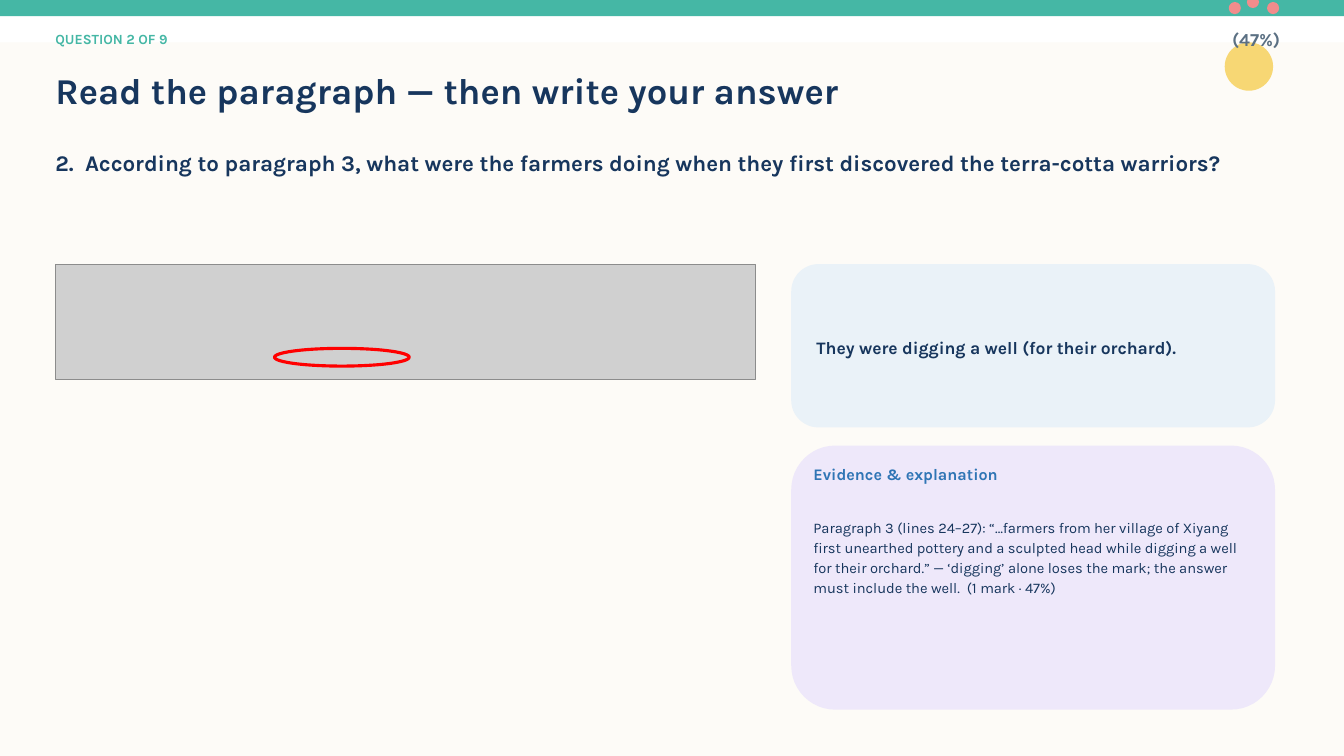
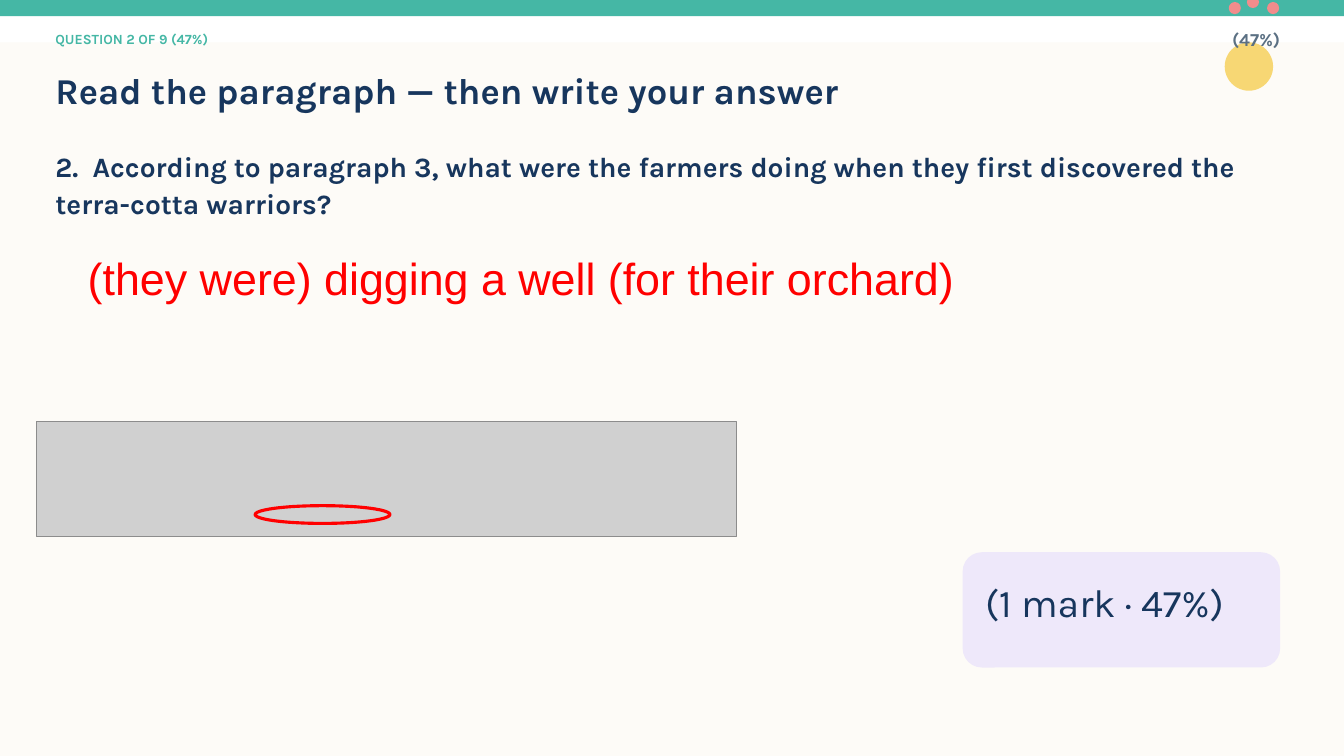
Before and after one commit to flyingbee2026/f6-sp-lesson4, a slide deck: slide 7 of F6_SP_Lesson_4_2013_Part_A_Open-Ended_PPT.pptx. Drawn at 1344x756 pixels with LibreOffice and Linux fonts; fonts in the diff are those of the drawing; grey boxes stand for pictures. Boxes give left, top, right and bottom in pixels: in the first picture for what was removed or moved away, otherwise in the second. Text is boxed around its words. In the diff, an @@ line names an element or a change of style, - is before the commit and + after.

Commit message:
Helen's finalized L4 deck: exp-card first (blinds), floating red answers (fade), trimmed evidence, taller Q6/Q8 crops

```diff
--- a/F6_SP_Lesson_4_2013_Part_A_Open-Ended_PPT.pptx
+++ b/F6_SP_Lesson_4_2013_Part_A_Open-Ended_PPT.pptx
@@ text at [55,33,208,47]: text changed @@
-QUESTION 2 OF 9
+QUESTION 2 OF 9 (47%)
@@ text "2. According to paragraph 3, ..." at [55,157,1234,215]: size 16 to 20 pt @@
@@ text "(they were) digging a well ..." at [88,262,954,304]: vertical alignment middle to top @@
@@ text at [88,262,954,304]: text changed; size 12.5 to 32 pt; font Karla to Arial; text colour #17365D to #FF0000; bold off @@
-They were digging a well (for their orchard).
+(they were) digging a well (for their orchard)
@@ rounded rectangle removed at [791,264,1275,427] @@
@@ picture: place and size @@
-picture at [55,264,756,379]
+picture at [36,421,737,536]
@@ ellipse: place and size @@
-ellipse at [274,349,409,367]
+ellipse at [255,506,390,524]
@@ rounded rectangle: place and size @@
-rounded rectangle at [791,446,1275,710]
+rounded rectangle at [963,553,1280,667]
@@ text at [985,588,1224,622]: text changed; size 10.5 to 28 pt @@
-Evidence & explanation
-Paragraph 3 (lines 24–27): “…farmers from her village of Xiyang first unearthed pottery and a sculpted head while digging a well for their orchard.” — ‘digging’ alone loses the mark; the answer must include the well. (1 mark · 47%)
+(1 mark · 47%)
```
Also in this commit, not shown: 12 other slides changed, 1 other file.
